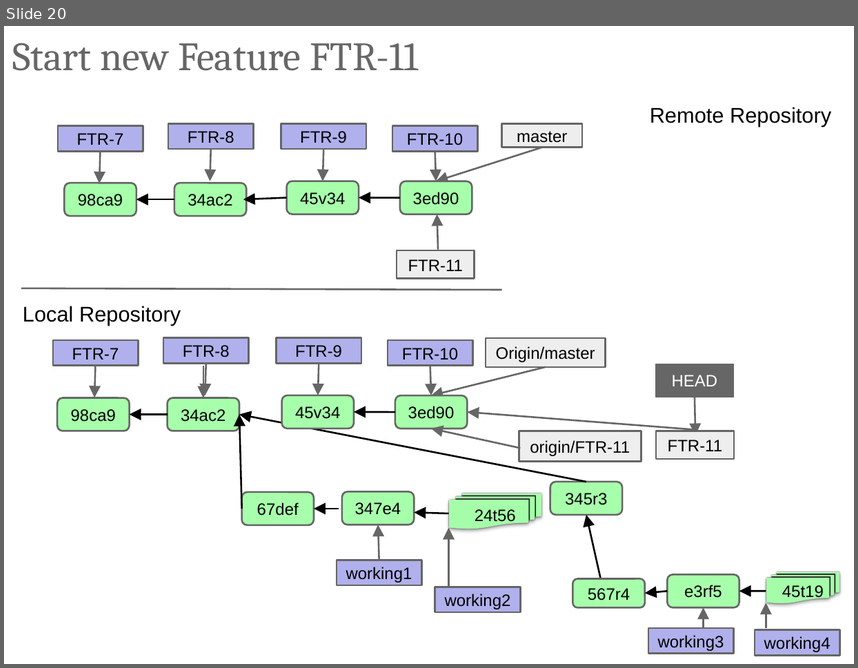
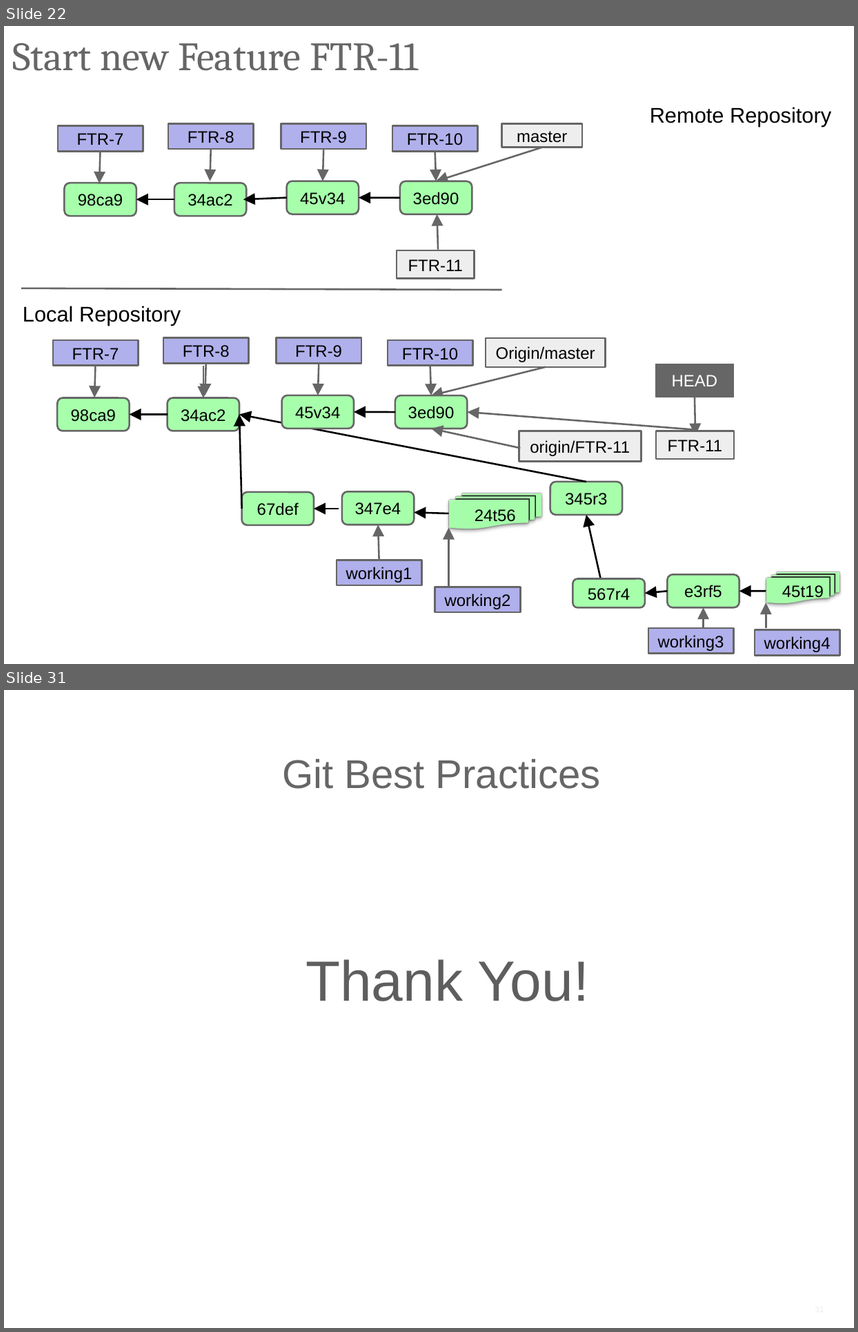
Before and after one commit to ilyaro/mysite, a slide deck: WorkStuff/Courses/Git/Git_Gitlab_Best_Practices/Git_Gitlab_BestPractices.pptx. Shown one above the other, each under a label of ours: slide 20 before the commit, slides 22 and 31 after it; the slides between them are not shown. The pictures are 858x668 and 858x1332 pixels, drawn with LibreOffice and Linux fonts; fonts in the diff are those of the drawing. Boxes give left, top, right and bottom in pixels: in the first picture for what was removed or moved away, otherwise in the second. Text is boxed around its words. In the diff, an @@ line names an element or a change of style, - is before the commit and + after.

Commit message:
Adding git best practices

```diff
--- a/WorkStuff/Courses/Git/Git_Gitlab_Best_Practices/Git_Gitlab_BestPractices.pptx
+++ b/WorkStuff/Courses/Git/Git_Gitlab_Best_Practices/Git_Gitlab_BestPractices.pptx
@@ slide 31 added at <box>4,690,854,1328</box>, background #FFFFFF @@
@@ title added at <box>282,759,601,789</box>, 34 pt, text #666666 @@
+Git Best Practices
@@ text added at <box>306,959,589,1001</box>, 48 pt, text #5E5E5E @@
+Thank You!
@@ what was slide 20 is now slide 22 @@
```
Also in this commit, not shown: 1 slide changed, 11 other slides added, 1 slide removed.
